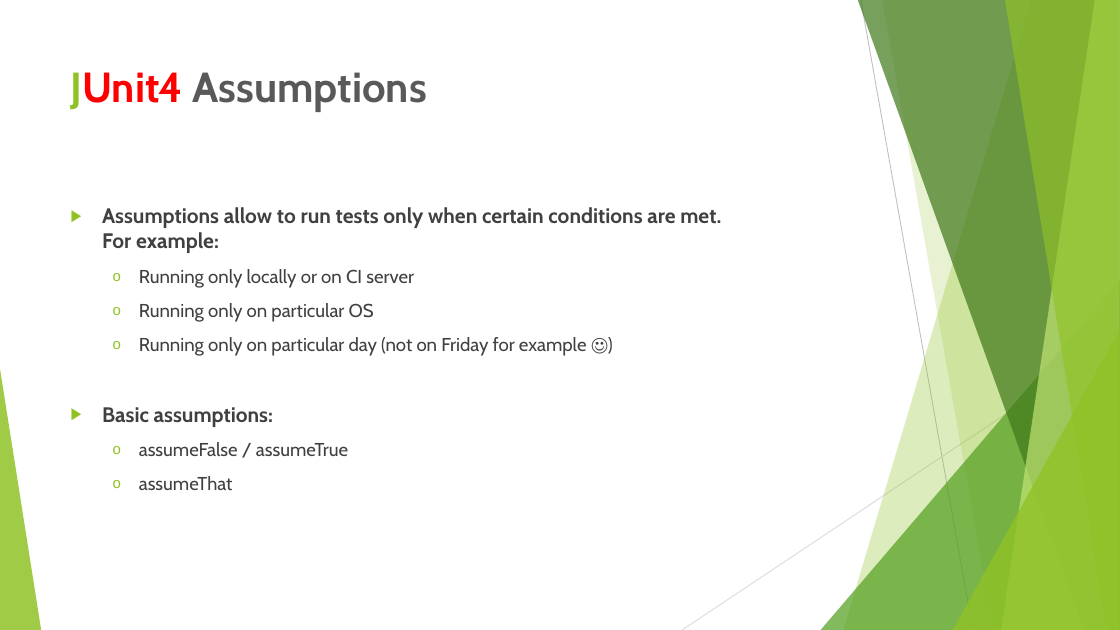
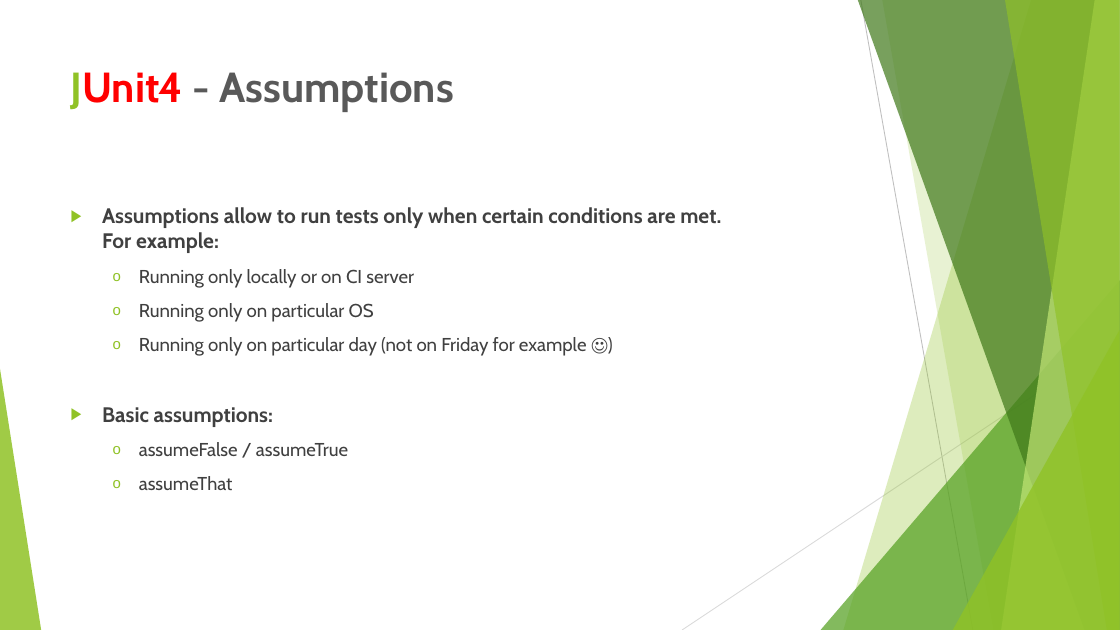
Before and after one commit to baryr/junit-samples, a slide deck: slide 5 of junit-features.pptx. Drawn at 1120x630 pixels with LibreOffice and Linux fonts; fonts in the diff are those of the drawing. Boxes give left, top, right and bottom in pixels: in the first picture for what was removed or moved away, otherwise in the second. Text is boxed around its words. In the diff, an @@ line names an element or a change of style, - is before the commit and + after.

```diff
--- a/junit-features.pptx
+++ b/junit-features.pptx
@@ title at [71,72,454,112]: text changed @@
-JUnit4 Assumptions
+JUnit4 - Assumptions
```
Also in this commit, not shown: 15 other slides changed.
